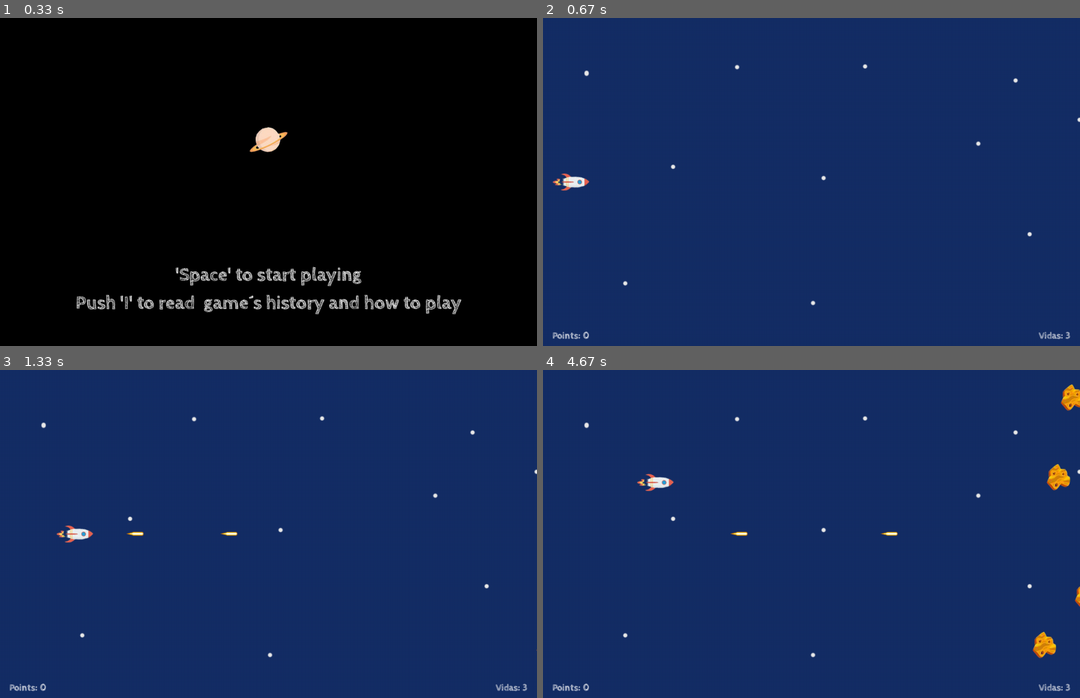
Above: before the commit, frames 1-4 (two rows, left to right).
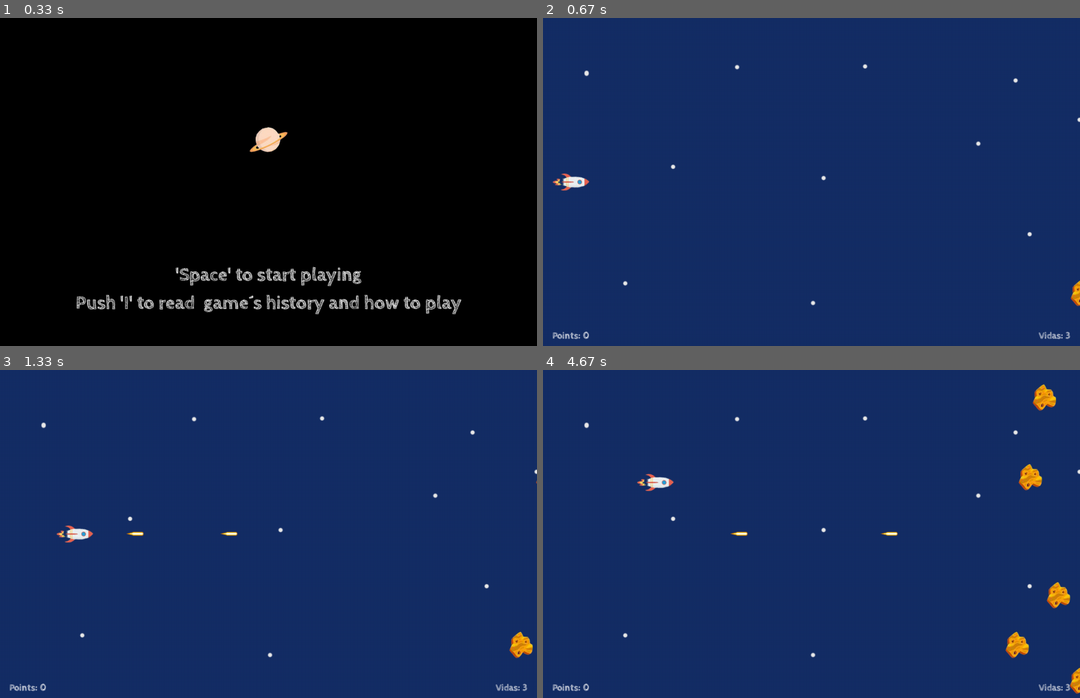
Above: after the commit, the same moments.

Repository: MarkelJM/FinalPygameSpace
Game: pygame game, started from main.py
Same seed, same stepped clock (60 frames per second), same inputs: the game is played once before the commit and once after it.
Inputs:
- Up to frame 1 (0.33 s): no input
- Up to frame 2 (0.67 s): tap B at 0.33 s
- Up to frame 3 (1.33 s): tap Space at 0.67, 1.07 s; hold Right from 1 s (still down)
- Up to frame 4 (4.67 s): tap Space at 1.37, 1.57, 1.9, 2.2, 2.4, 2.7, 2.97, 3.3, 3.6, 3.73, 4.13, 4.43 s; release Right at 1.47 s; hold Up 1.5-1.8 s; hold Right 1.83-2.3 s; hold Left 2.33-2.87 s; hold Down 2.9-3.2 s; hold Left 3.23-3.63 s; hold Up 3.67-4.03 s; hold Right from 4.07 s (still down)

Frame 1 is identical in both runs. In frame 2, 0.1% of the frame differs, in the area x 98-100%, y 80-88%; in frame 3, 0.2%; in frame 4, 1.8%, in the area x 86-100%, y 4-99%.

Commit message:
the feat commit level time working on

Diff:
--- a/thequest/scenes.py
+++ b/thequest/scenes.py
@@ -213,8 +213,7 @@
                 self.time_start, self.time_loop)
 
             contador += 1
-            print(self.create_leve_rock)
-            print(self.activate_level_control)
+
             for event in pg.event.get():
                 if event.type == pg.KEYDOWN and event.key == pg.K_SPACE:
                     if counting_bullet_time == 0 or counting_bullet_time % 10 == 0:
@@ -247,7 +246,6 @@
             plane_crash = pg.sprite.spritecollide(
                 self.player, self.rocks_small, True)  # plane-rock crask
             rock_small_bullet_crash = pg.sprite.groupcollide(self.rocks_small, self.bullets, False, True, pg.sprite.collide_mask)  # plane-rock crask
-            #rock_small_bullet_crash =  pg.sprite.groupcollide( self.bullets,self.rocks_small,True,False, pg.sprite.collide_mask) #plane-rock crask
 
             ### POINTER ###
 
@@ -338,10 +336,12 @@
     def get_level_time_controller(self, time0, time1):
         real_time = (time1 - time0)
         if real_time < 30001:
-            self.levels.start_level_1()
-            self.create_leve_rock = False
-            self.activate_level_control = True
-            print("ñevel 1")
+
+            self.create_leve_rock = True
+            self.activate_level_control = False
+            print("level 1")
+
+
 
         elif 30002 < real_time < 90001:
             print("level2")
